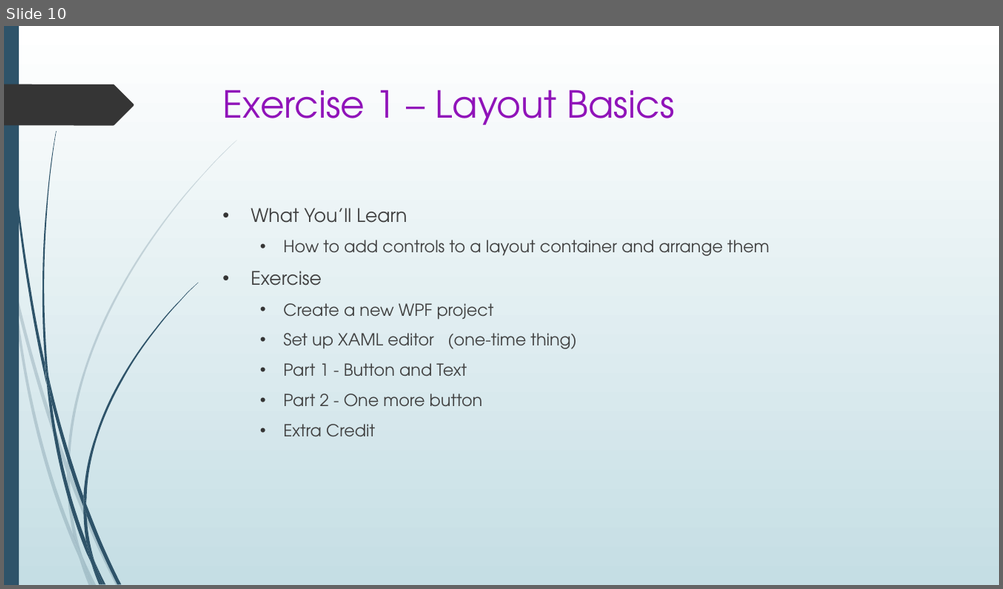
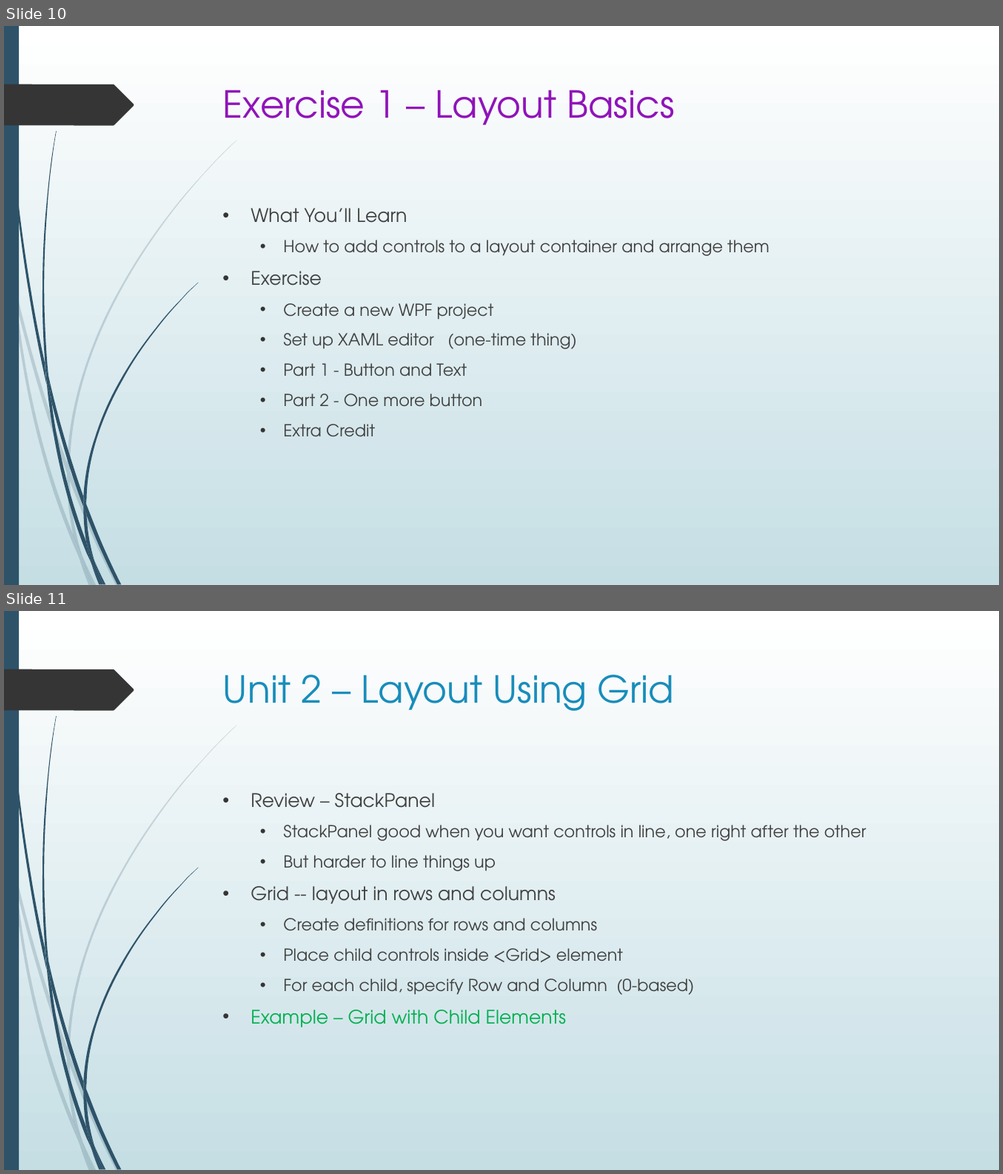
Before and after one commit to seanpsexton/wpf-workshop-solutions, a slide deck: WPF-Workshop-Sexton-Oct2023.pptx. Shown one above the other, each under a label of ours: slide 10 before the commit, slides 10 and 11 after it. The pictures are 1003x589 and 1003x1174 pixels, drawn with LibreOffice and Linux fonts; fonts in the diff are those of the drawing. Boxes give left, top, right and bottom in pixels: in the first picture for what was removed or moved away, otherwise in the second. Text is boxed around its words. In the diff, an @@ line names an element or a change of style, - is before the commit and + after.

Commit message:
Add Unit 2 to PPT

```diff
--- a/WPF-Workshop-Sexton-Oct2023.pptx
+++ b/WPF-Workshop-Sexton-Oct2023.pptx
@@ slide 11 added at <box>4,611,999,1170</box>, background gradient #FFFFFF to #C5DEE5; not listed: 24 template elements that a slide beside it also shows @@
@@ title added at <box>223,675,674,711</box>, 36 pt, text #178DBB @@
+Unit 2 – Layout Using Grid
@@ text added at <box>250,793,866,1028</box>, 16 pt, text #404040 @@
+• Review – StackPanel
+  • StackPanel good when you want controls in line, one right after the other
+  • But harder to line things up
+• Grid -- layout in rows and columns
+  • Create definitions for rows and columns
+  • Place child controls inside <Grid> element
+  • For each child, specify Row and Column (0-based)
+• Example – Grid with Child Elements
```
Also in this commit, not shown: 1 slide changed, 5 other slides added.
